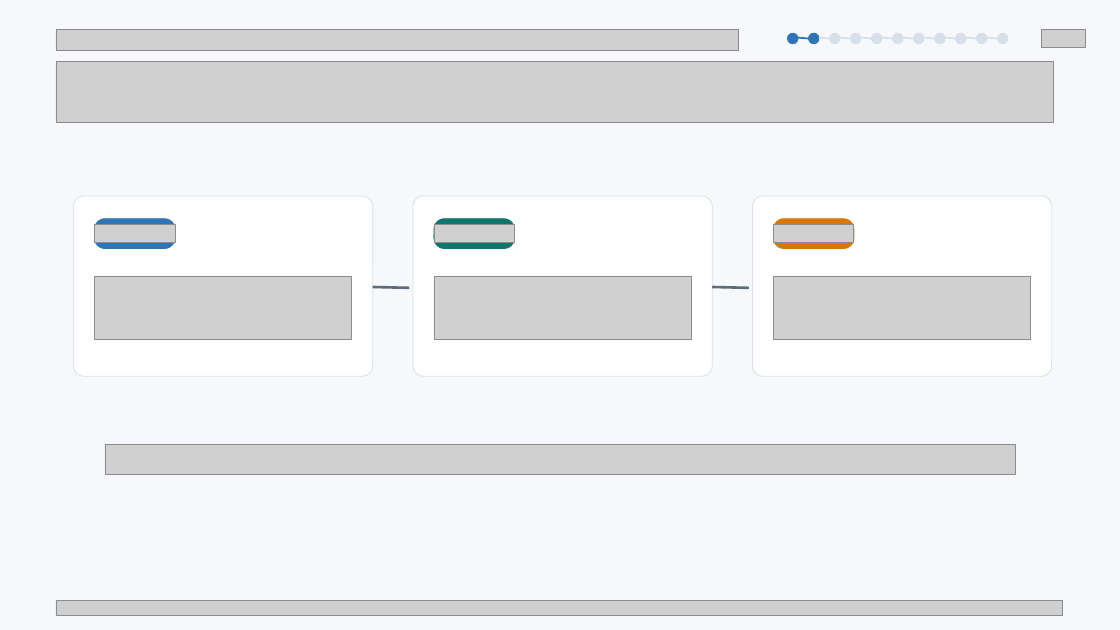
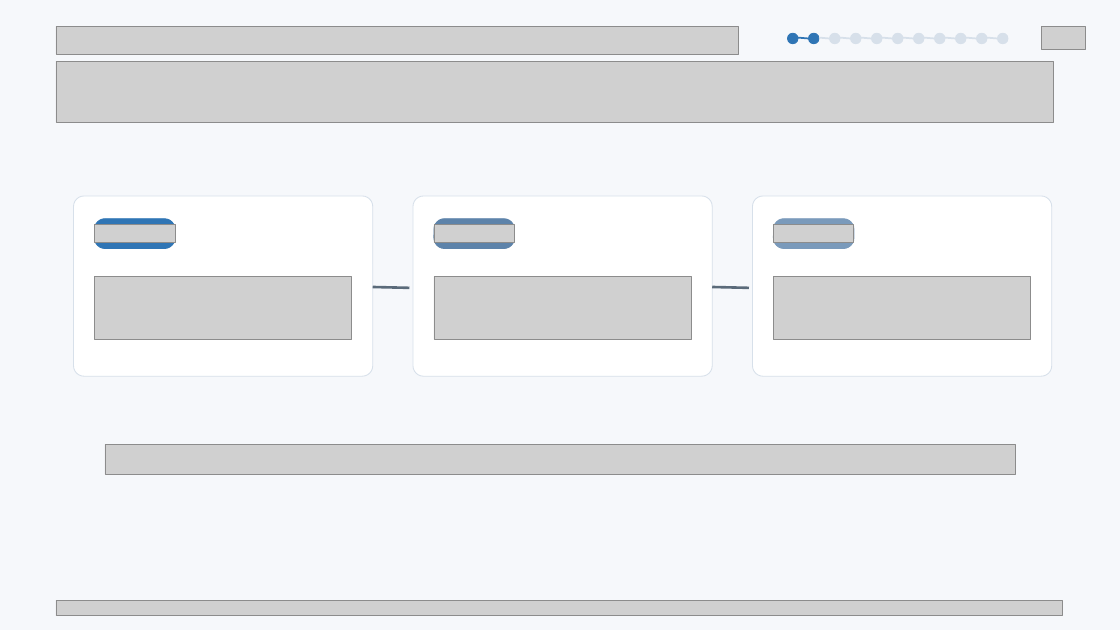
Before and after one commit to why-username/bigdata-agent, a slide deck: slide 4 of output/vehicle-defect-agent.pptx. Drawn at 1120x630 pixels with LibreOffice and Linux fonts; fonts in the diff are those of the drawing; grey boxes stand for pictures. Boxes give left, top, right and bottom in pixels: in the first picture for what was removed or moved away, otherwise in the second. Text is boxed around its words. In the diff, an @@ line names an element or a change of style, - is before the commit and + after.

```diff
--- a/output/vehicle-defect-agent.pptx
+++ b/output/vehicle-defect-agent.pptx
@@ picture: place and size @@
-picture at [56,29,739,50]
+picture at [56,26,739,54]
@@ rounded rectangle at [434,218,515,248]: fill #0F766E to #5D83AA; outline #0F766E 0.75 pt to #5D83AA 0.75 pt @@
@@ rounded rectangle at [774,218,854,248]: fill #D97706 to #7A9ABB; outline #D97706 0.75 pt to #7A9ABB 0.75 pt @@
```
Also in this commit, not shown: 6 other slides changed, 5 slides added, 4 slides removed, 1 other file.
